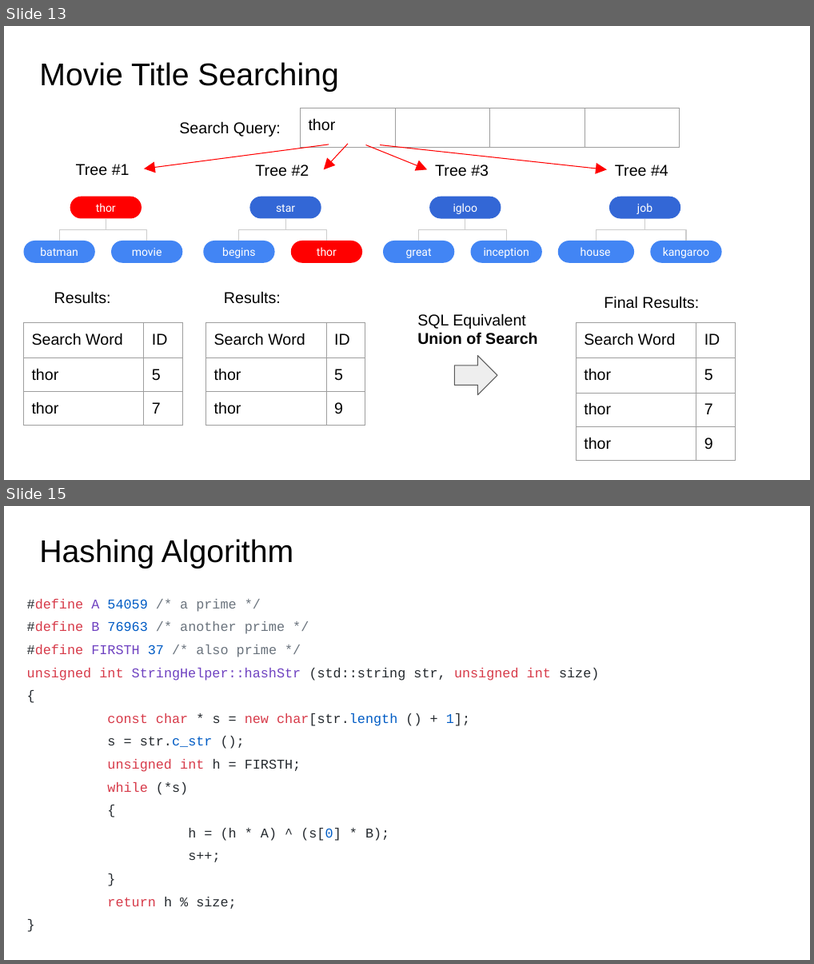
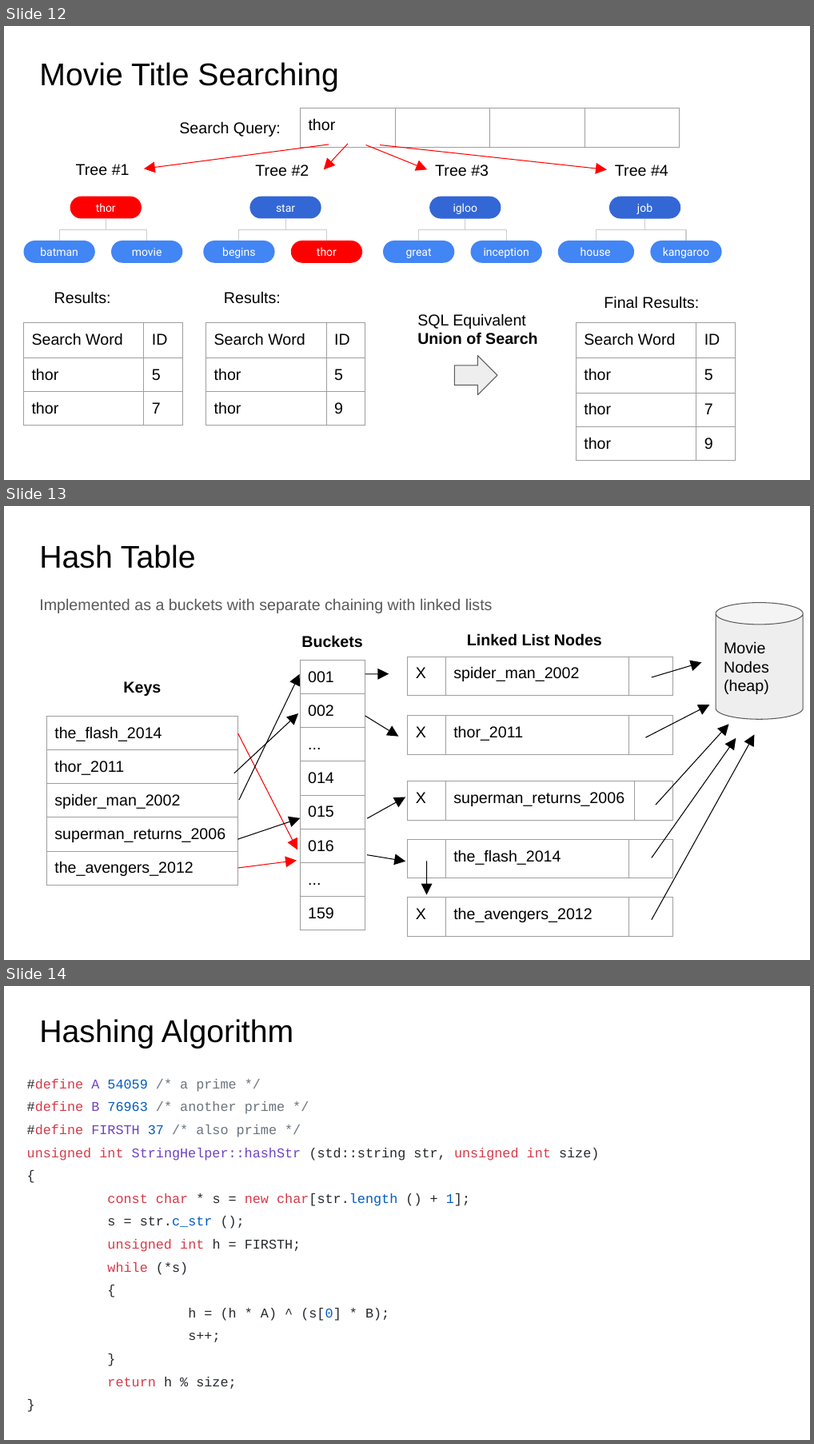
Before and after one commit to CIS22CGroup/CIS_22C_Final_Project_Movie_Database, a slide deck: Team_BL_AT_MW_AM/presentation/CIS22C Movie Database.pptx. Shown one above the other, each under a label of ours: slides 13 and 15 before the commit, slides 12, 13 and 14 after it; the slides between them are not shown. The pictures are 814x964 and 814x1444 pixels, drawn with LibreOffice and Linux fonts; fonts in the diff are those of the drawing. Boxes give left, top, right and bottom in pixels: in the first picture for what was removed or moved away, otherwise in the second. Text is boxed around its words. In the diff, an @@ line names an element or a change of style, - is before the commit and + after.

```diff
--- a/Team_BL_AT_MW_AM/presentation/CIS22C Movie Database.pptx
+++ b/Team_BL_AT_MW_AM/presentation/CIS22C Movie Database.pptx
@@ slide 13 added at bbox=[4, 506, 810, 960], background #FFFFFF @@
@@ title added at bbox=[39, 544, 196, 568], 28 pt, text #000000 @@
+Hash Table
@@ text added at bbox=[39, 599, 493, 613], 14 pt, text #595959 @@
+Implemented as a buckets with separate chaining with linked lists
@@ cylinder added at bbox=[716, 603, 803, 719], fill #EEEEEE, outline #595959 0.75 pt, 14 pt, text #000000 @@
+Movie Nodes
+(heap)
@@ text added at bbox=[302, 635, 362, 648], 14 pt, text #000000, bold @@
+Buckets
@@ text added at bbox=[467, 633, 602, 646], 14 pt, text #000000, bold @@
+Linked List Nodes
@@ table added at bbox=[300, 660, 365, 924], 8 rows, 1 columns @@
+001
+002
+...
+014
+015
+016
+...
+159
@@ table added at bbox=[408, 656, 674, 920], 1 rows, 3 columns @@
+X | spider_man_2002 | 
@@ arrow added from (651, 677) to (702, 663), #000000 0.75 pt @@
@@ text added at bbox=[123, 681, 161, 696], 14 pt, text #000000, bold @@
+Keys
@@ arrow added from (239, 800) to (300, 674), #000000 0.75 pt @@
@@ arrow added from (366, 674) to (389, 674), #000000 0.75 pt @@
@@ table added at bbox=[46, 716, 238, 960], 5 rows, 1 columns @@
+the_flash_2014
+thor_2011
+spider_man_2002
+superman_returns_2006
+the_avengers_2012
@@ arrow added from (234, 773) to (298, 713), #000000 0.75 pt @@
@@ arrow added from (366, 716) to (398, 736), #000000 0.75 pt @@
@@ table added at bbox=[408, 716, 674, 960], 1 rows, 3 columns @@
+X | thor_2011 | 
@@ arrow added from (646, 737) to (710, 704), #000000 0.75 pt @@
@@ arrow added from (238, 733) to (298, 849), #FF0000 0.75 pt @@
@@ arrow added from (651, 857) to (736, 738), #000000 0.75 pt @@
@@ arrow added from (651, 920) to (754, 734), #000000 0.75 pt @@
@@ arrow added from (655, 804) to (729, 724), #000000 0.75 pt @@
@@ table added at bbox=[408, 781, 674, 960], 1 rows, 3 columns @@
+X | superman_returns_2006 | 
@@ arrow added from (368, 818) to (406, 797), #000000 0.75 pt @@
@@ arrow added from (238, 839) to (300, 818), #000000 0.75 pt @@
@@ table added at bbox=[408, 839, 674, 960], 1 rows, 3 columns @@
+ | the_flash_2014 | 
@@ arrow added from (238, 868) to (297, 860), #FF0000 0.75 pt @@
@@ arrow added from (367, 854) to (406, 861), #000000 0.75 pt @@
@@ arrow added from (426, 861) to (426, 895), #000000 0.75 pt @@
@@ table added at bbox=[408, 897, 674, 960], 1 rows, 3 columns @@
+X | the_avengers_2012 | 
@@ what was slide 13 is now slide 12 @@
@@ what was slide 15 is now slide 14 @@
```
Also in this commit, not shown: 3 slides changed, 2 other slides added, 3 slides removed, 8 other files.
